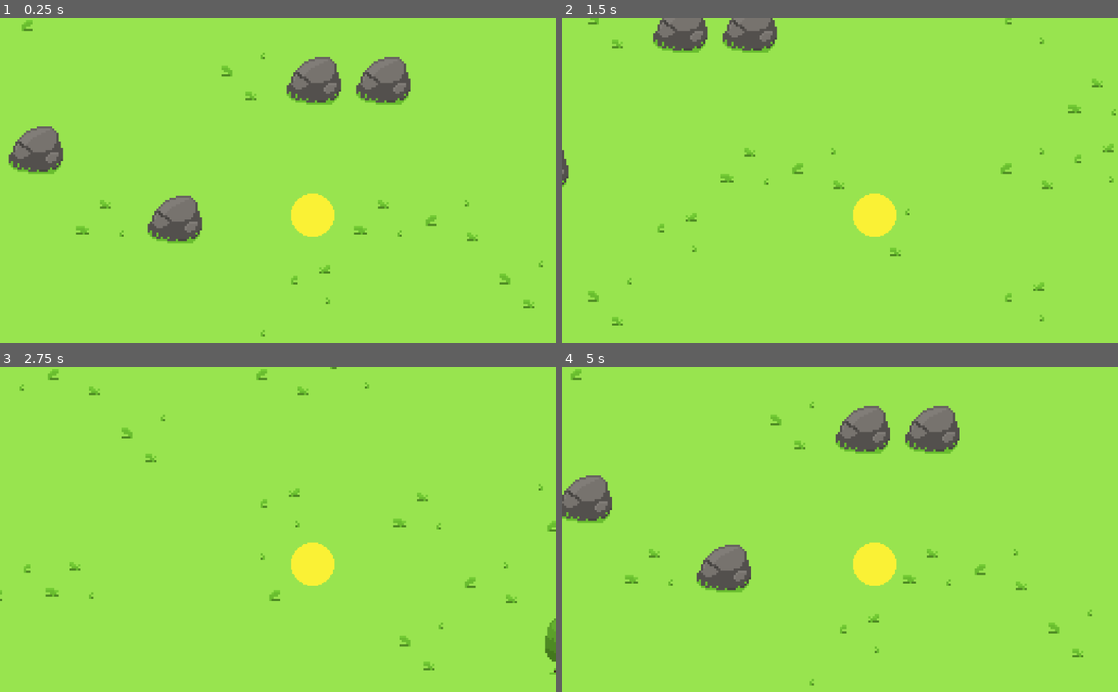
Above: before the commit, frames 1-4 (two rows, left to right).
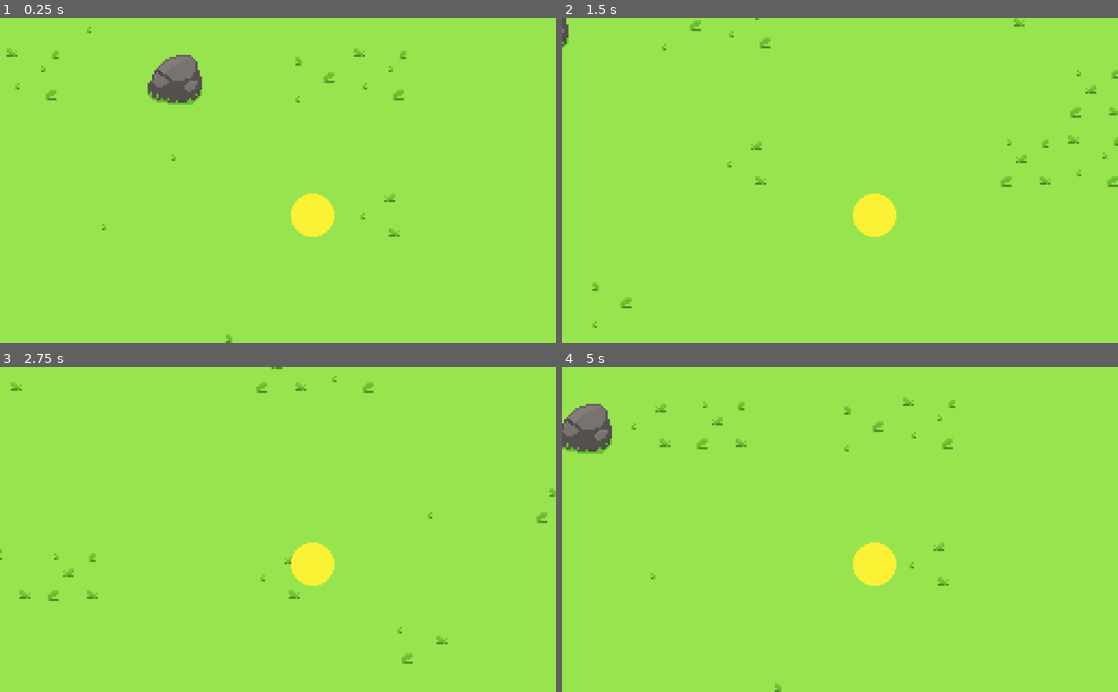
Above: after the commit, the same moments.

Repository: SkyMudder/Game
Game: Godot game, scene res://Main.tscn
Same seed, same stepped clock (60 frames per second), same inputs: the game is played once before the commit and once after it.
Inputs:
- Up to frame 1 (0.25 s): no input
- Up to frame 2 (1.5 s): tap Enter at 0.5 s; hold Right (ui_right) 0.53-1.28 s; hold Down (ui_down) from 1.28 s (still down)
- Up to frame 3 (2.75 s): release Down (ui_down) at 2.03 s; hold Right (ui_right) from 2.03 s (still down)
- Up to frame 4 (5 s): release Right (ui_right) at 2.78 s; hold Up (ui_up) 2.78-3.53 s; hold Left (ui_left) from 3.53 s (still down)

The runs differ from the first frame. In frame 1, 6.7% of the frame differs, in the area x 1-98%, y 0-100%; in frame 2, 3.4%; in frame 3, 1.6%; in frame 4, 6.8%, in the area x 0-96%, y 0-100%.

Commit message:
Added new Tiles and unfinished implementation of Simplex Noise

Diff:
--- a/Autoload/WorldVariables.gd
+++ b/Autoload/WorldVariables.gd
@@ -6,7 +6,7 @@
 const __chunkSizePixels : int = __tileSize * __chunkSizeTiles	# Chunk Size in Enigne Units
 
 var __root : Vector2 = Vector2.ZERO	# Where the first Chunk gets generated
-var __renderDistance : int = 5	# Render distance in Chunks
+var __renderDistance : int = 2	# Render distance in Chunks (Must be higher than 1)
 var __generatedChunks = []	# Array that stores all generated Chunks
 var __nextToGenerate = []	# Array that stores all the Chunks that are up next
 							# to generate (Neighbours of generated Chunks)
--- a/Main.tscn
+++ b/Main.tscn
@@ -1,6 +1,6 @@
-[gd_scene load_steps=12 format=2]
-
-[ext_resource path="res://TilesetResources/Floors.png" type="Texture" id=1]
+[gd_scene load_steps=10 format=2]
+
+[ext_resource path="res://TilesetResources/GrassFloor.png" type="Texture" id=1]
 [ext_resource path="res://Scripts/TileMap.gd" type="Script" id=2]
 [ext_resource path="res://TilesetResources/Nature.png" type="Texture" id=3]
 [ext_resource path="res://Sprites/Player.png" type="Texture" id=4]
@@ -8,7 +8,7 @@
 [ext_resource path="res://Scripts/GameManager.gd" type="Script" id=6]
 
 [sub_resource type="TileSet" id=1]
-0/name = "Floors.png 0"
+0/name = "GrassFloor.png 0"
 0/texture = ExtResource( 1 )
 0/tex_offset = Vector2( 0, 0 )
 0/modulate = Color( 1, 1, 1, 1 )
@@ -22,14 +22,288 @@
 0/shape_one_way_margin = 0.0
 0/shapes = [  ]
 0/z_index = 0
-
-[sub_resource type="ConvexPolygonShape2D" id=2]
-points = PoolVector2Array( 29.8224, 29.0714, 3.30966, 29.0714, 3.30966, 19.3036, 29.8224, 19.3036 )
-
-[sub_resource type="ConvexPolygonShape2D" id=3]
-points = PoolVector2Array( 22.3816, 29.3505, 10.102, 29.3505, 10.102, 24.8852, 22.3816, 24.8852 )
-
-[sub_resource type="TileSet" id=4]
+1/name = "GrassFloor.png 1"
+1/texture = ExtResource( 1 )
+1/tex_offset = Vector2( 0, 0 )
+1/modulate = Color( 1, 1, 1, 1 )
+1/region = Rect2( 32, 0, 32, 32 )
+1/tile_mode = 0
+1/occluder_offset = Vector2( 0, 0 )
+1/navigation_offset = Vector2( 0, 0 )
+1/shape_offset = Vector2( 0, 0 )
+1/shape_transform = Transform2D( 1, 0, 0, 1, 0, 0 )
+1/shape_one_way = false
+1/shape_one_way_margin = 0.0
+1/shapes = [  ]
+1/z_index = 0
+2/name = "GrassFloor.png 2"
+2/texture = ExtResource( 1 )
+2/tex_offset = Vector2( 0, 0 )
+2/modulate = Color( 1, 1, 1, 1 )
+2/region = Rect2( 32, 32, 32, 32 )
+2/tile_mode = 0
+2/occluder_offset = Vector2( 0, 0 )
+2/navigation_offset = Vector2( 0, 0 )
+2/shape_offset = Vector2( 0, 0 )
+2/shape_transform = Transform2D( 1, 0, 0, 1, 0, 0 )
+2/shape_one_way = false
+2/shape_one_way_margin = 0.0
+2/shapes = [  ]
+2/z_index = 0
+3/name = "GrassFloor.png 3"
+3/texture = ExtResource( 1 )
+3/tex_offset = Vector2( 0, 0 )
+3/modulate = Color( 1, 1, 1, 1 )
+3/region = Rect2( 32, 64, 32, 32 )
+3/tile_mode = 0
+3/occluder_offset = Vector2( 0, 0 )
+3/navigation_offset = Vector2( 0, 0 )
+3/shape_offset = Vector2( 0, 0 )
+3/shape_transform = Transform2D( 1, 0, 0, 1, 0, 0 )
+3/shape_one_way = false
+3/shape_one_way_margin = 0.0
+3/shapes = [  ]
+3/z_index = 0
+4/name = "GrassFloor.png 4"
+4/texture = ExtResource( 1 )
+4/tex_offset = Vector2( 0, 0 )
+4/modulate = Color( 1, 1, 1, 1 )
+4/region = Rect2( 32, 96, 32, 32 )
+4/tile_mode = 0
+4/occluder_offset = Vector2( 0, 0 )
+4/navigation_offset = Vector2( 0, 0 )
+4/shape_offset = Vector2( 0, 0 )
+4/shape_transform = Transform2D( 1, 0, 0, 1, 0, 0 )
+4/shape_one_way = false
+4/shape_one_way_margin = 0.0
+4/shapes = [  ]
+4/z_index = 0
+5/name = "GrassFloor.png 5"
+5/texture = ExtResource( 1 )
+5/tex_offset = Vector2( 0, 0 )
+5/modulate = Color( 1, 1, 1, 1 )
+5/region = Rect2( 32, 128, 32, 32 )
+5/tile_mode = 0
+5/occluder_offset = Vector2( 0, 0 )
+5/navigation_offset = Vector2( 0, 0 )
+5/shape_offset = Vector2( 0, 0 )
+5/shape_transform = Transform2D( 1, 0, 0, 1, 0, 0 )
+5/shape_one_way = false
+5/shape_one_way_margin = 0.0
+5/shapes = [  ]
+5/z_index = 0
+6/name = "GrassFloor.png 6"
+6/texture = ExtResource( 1 )
+6/tex_offset = Vector2( 0, 0 )
+6/modulate = Color( 1, 1, 1, 1 )
+6/region = Rect2( 64, 0, 32, 32 )
+6/tile_mode = 0
+6/occluder_offset = Vector2( 0, 0 )
+6/navigation_offset = Vector2( 0, 0 )
+6/shape_offset = Vector2( 0, 0 )
+6/shape_transform = Transform2D( 1, 0, 0, 1, 0, 0 )
+6/shape_one_way = false
+6/shape_one_way_margin = 0.0
+6/shapes = [  ]
+6/z_index = 0
+7/name = "GrassFloor.png 7"
+7/texture = ExtResource( 1 )
+7/tex_offset = Vector2( 0, 0 )
+7/modulate = Color( 1, 1, 1, 1 )
+7/region = Rect2( 64, 32, 32, 32 )
+7/tile_mode = 0
+7/occluder_offset = Vector2( 0, 0 )
+7/navigation_offset = Vector2( 0, 0 )
+7/shape_offset = Vector2( 0, 0 )
+7/shape_transform = Transform2D( 1, 0, 0, 1, 0, 0 )
+7/shape_one_way = false
+7/shape_one_way_margin = 0.0
+7/shapes = [  ]
+7/z_index = 0
+8/name = "GrassFloor.png 8"
+8/texture = ExtResource( 1 )
+8/tex_offset = Vector2( 0, 0 )
+8/modulate = Color( 1, 1, 1, 1 )
+8/region = Rect2( 64, 64, 32, 32 )
+8/tile_mode = 0
+8/occluder_offset = Vector2( 0, 0 )
+8/navigation_offset = Vector2( 0, 0 )
+8/shape_offset = Vector2( 0, 0 )
+8/shape_transform = Transform2D( 1, 0, 0, 1, 0, 0 )
+8/shape_one_way = false
+8/shape_one_way_margin = 0.0
+8/shapes = [  ]
+8/z_index = 0
+9/name = "GrassFloor.png 9"
+9/texture = ExtResource( 1 )
+9/tex_offset = Vector2( 0, 0 )
+9/modulate = Color( 1, 1, 1, 1 )
+9/region = Rect2( 64, 96, 32, 32 )
+9/tile_mode = 0
+9/occluder_offset = Vector2( 0, 0 )
+9/navigation_offset = Vector2( 0, 0 )
+9/shape_offset = Vector2( 0, 0 )
+9/shape_transform = Transform2D( 1, 0, 0, 1, 0, 0 )
+9/shape_one_way = false
+9/shape_one_way_margin = 0.0
+9/shapes = [  ]
+9/z_index = 0
+10/name = "GrassFloor.png 10"
+10/texture = ExtResource( 1 )
+10/tex_offset = Vector2( 0, 0 )
+10/modulate = Color( 1, 1, 1, 1 )
+10/region = Rect2( 64, 128, 32, 32 )
+10/tile_mode = 0
+10/occluder_offset = Vector2( 0, 0 )
+10/navigation_offset = Vector2( 0, 0 )
+10/shape_offset = Vector2( 0, 0 )
+10/shape_transform = Transform2D( 1, 0, 0, 1, 0, 0 )
+10/shape_one_way = false
+10/shape_one_way_margin = 0.0
+10/shapes = [  ]
+10/z_index = 0
+11/name = "GrassFloor.png 11"
+11/texture = ExtResource( 1 )
+11/tex_offset = Vector2( 0, 0 )
+11/modulate = Color( 1, 1, 1, 1 )
+11/region = Rect2( 96, 0, 32, 32 )
+11/tile_mode = 0
+11/occluder_offset = Vector2( 0, 0 )
+11/navigation_offset = Vector2( 0, 0 )
+11/shape_offset = Vector2( 0, 0 )
+11/shape_transform = Transform2D( 1, 0, 0, 1, 0, 0 )
+11/shape_one_way = false
+11/shape_one_way_margin = 0.0
+11/shapes = [  ]
+11/z_index = 0
+12/name = "GrassFloor.png 12"
+12/texture = ExtResource( 1 )
+12/tex_offset = Vector2( 0, 0 )
+12/modulate = Color( 1, 1, 1, 1 )
+12/region = Rect2( 96, 32, 32, 32 )
+12/tile_mode = 0
+12/occluder_offset = Vector2( 0, 0 )
+12/navigation_offset = Vector2( 0, 0 )
+12/shape_offset = Vector2( 0, 0 )
+12/shape_transform = Transform2D( 1, 0, 0, 1, 0, 0 )
+12/shape_one_way = false
+12/shape_one_way_margin = 0.0
+12/shapes = [  ]
+12/z_index = 0
+13/name = "GrassFloor.png 13"
+13/texture = ExtResource( 1 )
+13/tex_offset = Vector2( 0, 0 )
+13/modulate = Color( 1, 1, 1, 1 )
+13/region = Rect2( 96, 64, 32, 32 )
+13/tile_mode = 0
+13/occluder_offset = Vector2( 0, 0 )
+13/navigation_offset = Vector2( 0, 0 )
+13/shape_offset = Vector2( 0, 0 )
+13/shape_transform = Transform2D( 1, 0, 0, 1, 0, 0 )
+13/shape_one_way = false
+13/shape_one_way_margin = 0.0
+13/shapes = [  ]
+13/z_index = 0
+14/name = "GrassFloor.png 14"
+14/texture = ExtResource( 1 )
+14/tex_offset = Vector2( 0, 0 )
+14/modulate = Color( 1, 1, 1, 1 )
+14/region = Rect2( 96, 96, 32, 32 )
+14/tile_mode = 0
+14/occluder_offset = Vector2( 0, 0 )
+14/navigation_offset = Vector2( 0, 0 )
+14/shape_offset = Vector2( 0, 0 )
+14/shape_transform = Transform2D( 1, 0, 0, 1, 0, 0 )
+14/shape_one_way = false
+14/shape_one_way_margin = 0.0
+14/shapes = [  ]
+14/z_index = 0
+15/name = "GrassFloor.png 15"
+15/texture = ExtResource( 1 )
+15/tex_offset = Vector2( 0, 0 )
+15/modulate = Color( 1, 1, 1, 1 )
+15/region = Rect2( 96, 128, 32, 32 )
+15/tile_mode = 0
+15/occluder_offset = Vector2( 0, 0 )
+15/navigation_offset = Vector2( 0, 0 )
+15/shape_offset = Vector2( 0, 0 )
+15/shape_transform = Transform2D( 1, 0, 0, 1, 0, 0 )
+15/shape_one_way = false
+15/shape_one_way_margin = 0.0
+15/shapes = [  ]
+15/z_index = 0
+16/name = "GrassFloor.png 16"
+16/texture = ExtResource( 1 )
+16/tex_offset = Vector2( 0, 0 )
+16/modulate = Color( 1, 1, 1, 1 )
+16/region = Rect2( 128, 0, 32, 32 )
+16/tile_mode = 0
+16/occluder_offset = Vector2( 0, 0 )
+16/navigation_offset = Vector2( 0, 0 )
+16/shape_offset = Vector2( 0, 0 )
+16/shape_transform = Transform2D( 1, 0, 0, 1, 0, 0 )
+16/shape_one_way = false
+16/shape_one_way_margin = 0.0
+16/shapes = [  ]
+16/z_index = 0
+17/name = "GrassFloor.png 17"
+17/texture = ExtResource( 1 )
+17/tex_offset = Vector2( 0, 0 )
+17/modulate = Color( 1, 1, 1, 1 )
+17/region = Rect2( 128, 32, 32, 32 )
+17/tile_mode = 0
+17/occluder_offset = Vector2( 0, 0 )
+17/navigation_offset = Vector2( 0, 0 )
+17/shape_offset = Vector2( 0, 0 )
+17/shape_transform = Transform2D( 1, 0, 0, 1, 0, 0 )
+17/shape_one_way = false
+17/shape_one_way_margin = 0.0
+17/shapes = [  ]
+17/z_index = 0
+18/name = "GrassFloor.png 18"
+18/texture = ExtResource( 1 )
+18/tex_offset = Vector2( 0, 0 )
+18/modulate = Color( 1, 1, 1, 1 )
+18/region = Rect2( 128, 64, 32, 32 )
+18/tile_mode = 0
+18/occluder_offset = Vector2( 0, 0 )
+18/navigation_offset = Vector2( 0, 0 )
+18/shape_offset = Vector2( 0, 0 )
+18/shape_transform = Transform2D( 1, 0, 0, 1, 0, 0 )
+18/shape_one_way = false
+18/shape_one_way_margin = 0.0
+18/shapes = [  ]
+18/z_index = 0
+19/name = "GrassFloor.png 19"
+19/texture = ExtResource( 1 )
+19/tex_offset = Vector2( 0, 0 )
+19/modulate = Color( 1, 1, 1, 1 )
+19/region = Rect2( 128, 96, 32, 32 )
+19/tile_mode = 0
+19/occluder_offset = Vector2( 0, 0 )
+19/navigation_offset = Vector2( 0, 0 )
+19/shape_offset = Vector2( 0, 0 )
+19/shape_transform = Transform2D( 1, 0, 0, 1, 0, 0 )
+19/shape_one_way = false
+19/shape_one_way_margin = 0.0
+19/shapes = [  ]
+19/z_index = 0
+20/name = "GrassFloor.png 20"
+20/texture = ExtResource( 1 )
+20/tex_offset = Vector2( 0, 0 )
+20/modulate = Color( 1, 1, 1, 1 )
+20/region = Rect2( 128, 128, 32, 32 )
+20/tile_mode = 0
+20/occluder_offset = Vector2( 0, 0 )
+20/navigation_offset = Vector2( 0, 0 )
+20/shape_offset = Vector2( 0, 0 )
+20/shape_transform = Transform2D( 1, 0, 0, 1, 0, 0 )
+20/shape_one_way = false
+20/shape_one_way_margin = 0.0
+20/shapes = [  ]
+20/z_index = 0
+
+[sub_resource type="TileSet" id=2]
 0/name = "Nature.png 0"
 0/texture = ExtResource( 3 )
 0/tex_offset = Vector2( 0, 0 )
@@ -62,7 +336,7 @@
 2/texture = ExtResource( 3 )
 2/tex_offset = Vector2( 0, 0 )
 2/modulate = Color( 1, 1, 1, 1 )
-2/region = Rect2( 64, 0, 32, 32 )
+2/region = Rect2( 32, 32, 32, 32 )
 2/tile_mode = 0
 2/occluder_offset = Vector2( 0, 0 )
 2/navigation_offset = Vector2( 0, 0 )
@@ -76,7 +350,7 @@
 3/texture = ExtResource( 3 )
 3/tex_offset = Vector2( 0, 0 )
 3/modulate = Color( 1, 1, 1, 1 )
-3/region = Rect2( 96, 0, 32, 32 )
+3/region = Rect2( 32, 64, 32, 32 )
 3/tile_mode = 0
 3/occluder_offset = Vector2( 0, 0 )
 3/navigation_offset = Vector2( 0, 0 )
@@ -90,7 +364,7 @@
 4/texture = ExtResource( 3 )
 4/tex_offset = Vector2( 0, 0 )
 4/modulate = Color( 1, 1, 1, 1 )
-4/region = Rect2( 128, 0, 32, 32 )
+4/region = Rect2( 32, 96, 32, 32 )
 4/tile_mode = 0
 4/occluder_offset = Vector2( 0, 0 )
 4/navigation_offset = Vector2( 0, 0 )
@@ -104,46 +378,228 @@
 5/texture = ExtResource( 3 )
 5/tex_offset = Vector2( 0, 0 )
 5/modulate = Color( 1, 1, 1, 1 )
-5/region = Rect2( 160, 0, 32, 32 )
+5/region = Rect2( 32, 128, 32, 32 )
 5/tile_mode = 0
 5/occluder_offset = Vector2( 0, 0 )
 5/navigation_offset = Vector2( 0, 0 )
 5/shape_offset = Vector2( 0, 0 )
 5/shape_transform = Transform2D( 1, 0, 0, 1, 0, 0 )
-5/shape = SubResource( 2 )
 5/shape_one_way = false
-5/shape_one_way_margin = 1.0
-5/shapes = [ {
-"autotile_coord": Vector2( 0, 0 ),
-"one_way": false,
-"one_way_margin": 1.0,
-"shape": SubResource( 2 ),
-"shape_transform": Transform2D( 1, 0, 0, 1, 0, 0 )
-} ]
+5/shape_one_way_margin = 0.0
+5/shapes = [  ]
 5/z_index = 0
 6/name = "Nature.png 6"
 6/texture = ExtResource( 3 )
 6/tex_offset = Vector2( 0, 0 )
 6/modulate = Color( 1, 1, 1, 1 )
-6/region = Rect2( 192, 0, 32, 32 )
+6/region = Rect2( 64, 0, 32, 32 )
 6/tile_mode = 0
 6/occluder_offset = Vector2( 0, 0 )
 6/navigation_offset = Vector2( 0, 0 )
 6/shape_offset = Vector2( 0, 0 )
 6/shape_transform = Transform2D( 1, 0, 0, 1, 0, 0 )
-6/shape = SubResource( 3 )
 6/shape_one_way = false
-6/shape_one_way_margin = 1.0
-6/shapes = [ {
-"autotile_coord": Vector2( 0, 0 ),
-"one_way": false,
-"one_way_margin": 1.0,
-"shape": SubResource( 3 ),
-"shape_transform": Transform2D( 1, 0, 0, 1, 0, 0 )
-} ]
+6/shape_one_way_margin = 0.0
+6/shapes = [  ]
 6/z_index = 0
-
-[sub_resource type="CircleShape2D" id=5]
+7/name = "Nature.png 7"
+7/texture = ExtResource( 3 )
+7/tex_offset = Vector2( 0, 0 )
+7/modulate = Color( 1, 1, 1, 1 )
+7/region = Rect2( 64, 32, 32, 32 )
+7/tile_mode = 0
+7/occluder_offset = Vector2( 0, 0 )
+7/navigation_offset = Vector2( 0, 0 )
+7/shape_offset = Vector2( 0, 0 )
+7/shape_transform = Transform2D( 1, 0, 0, 1, 0, 0 )
+7/shape_one_way = false
+7/shape_one_way_margin = 0.0
+7/shapes = [  ]
+7/z_index = 0
+8/name = "Nature.png 8"
+8/texture = ExtResource( 3 )
+8/tex_offset = Vector2( 0, 0 )
+8/modulate = Color( 1, 1, 1, 1 )
+8/region = Rect2( 64, 64, 32, 32 )
+8/tile_mode = 0
+8/occluder_offset = Vector2( 0, 0 )
+8/navigation_offset = Vector2( 0, 0 )
+8/shape_offset = Vector2( 0, 0 )
+8/shape_transform = Transform2D( 1, 0, 0, 1, 0, 0 )
+8/shape_one_way = false
+8/shape_one_way_margin = 0.0
+8/shapes = [  ]
+8/z_index = 0
+9/name = "Nature.png 9"
+9/texture = ExtResource( 3 )
+9/tex_offset = Vector2( 0, 0 )
+9/modulate = Color( 1, 1, 1, 1 )
+9/region = Rect2( 64, 96, 32, 32 )
+9/tile_mode = 0
+9/occluder_offset = Vector2( 0, 0 )
+9/navigation_offset = Vector2( 0, 0 )
+9/shape_offset = Vector2( 0, 0 )
+9/shape_transform = Transform2D( 1, 0, 0, 1, 0, 0 )
+9/shape_one_way = false
+9/shape_one_way_margin = 0.0
+9/shapes = [  ]
+9/z_index = 0
+10/name = "Nature.png 10"
+10/texture = ExtResource( 3 )
+10/tex_offset = Vector2( 0, 0 )
+10/modulate = Color( 1, 1, 1, 1 )
+10/region = Rect2( 64, 128, 32, 32 )
+10/tile_mode = 0
+10/occluder_offset = Vector2( 0, 0 )
+10/navigation_offset = Vector2( 0, 0 )
+10/shape_offset = Vector2( 0, 0 )
+10/shape_transform = Transform2D( 1, 0, 0, 1, 0, 0 )
+10/shape_one_way = false
+10/shape_one_way_margin = 0.0
+10/shapes = [  ]
+10/z_index = 0
+11/name = "Nature.png 11"
+11/texture = ExtResource( 3 )
+11/tex_offset = Vector2( 0, 0 )
+11/modulate = Color( 1, 1, 1, 1 )
+11/region = Rect2( 96, 0, 32, 32 )
+11/tile_mode = 0
+11/occluder_offset = Vector2( 0, 0 )
+11/navigation_offset = Vector2( 0, 0 )
+11/shape_offset = Vector2( 0, 0 )
+11/shape_transform = Transform2D( 1, 0, 0, 1, 0, 0 )
+11/shape_one_way = false
+11/shape_one_way_margin = 0.0
+11/shapes = [  ]
+11/z_index = 0
+12/name = "Nature.png 12"
+12/texture = ExtResource( 3 )
+12/tex_offset = Vector2( 0, 0 )
+12/modulate = Color( 1, 1, 1, 1 )
+12/region = Rect2( 96, 32, 32, 32 )
+12/tile_mode = 0
+12/occluder_offset = Vector2( 0, 0 )
+12/navigation_offset = Vector2( 0, 0 )
+12/shape_offset = Vector2( 0, 0 )
+12/shape_transform = Transform2D( 1, 0, 0, 1, 0, 0 )
+12/shape_one_way = false
+12/shape_one_way_margin = 0.0
+12/shapes = [  ]
+12/z_index = 0
+13/name = "Nature.png 13"
+13/texture = ExtResource( 3 )
+13/tex_offset = Vector2( 0, 0 )
+13/modulate = Color( 1, 1, 1, 1 )
+13/region = Rect2( 96, 64, 32, 32 )
+13/tile_mode = 0
+13/occluder_offset = Vector2( 0, 0 )
+13/navigation_offset = Vector2( 0, 0 )
+13/shape_offset = Vector2( 0, 0 )
+13/shape_transform = Transform2D( 1, 0, 0, 1, 0, 0 )
+13/shape_one_way = false
+13/shape_one_way_margin = 0.0
+13/shapes = [  ]
+13/z_index = 0
+14/name = "Nature.png 14"
+14/texture = ExtResource( 3 )
+14/tex_offset = Vector2( 0, 0 )
+14/modulate = Color( 1, 1, 1, 1 )
+14/region = Rect2( 96, 96, 32, 32 )
+14/tile_mode = 0
+14/occluder_offset = Vector2( 0, 0 )
+14/navigation_offset = Vector2( 0, 0 )
+14/shape_offset = Vector2( 0, 0 )
+14/shape_transform = Transform2D( 1, 0, 0, 1, 0, 0 )
+14/shape_one_way = false
+14/shape_one_way_margin = 0.0
+14/shapes = [  ]
+14/z_index = 0
+15/name = "Nature.png 15"
+15/texture = ExtResource( 3 )
+15/tex_offset = Vector2( 0, 0 )
+15/modulate = Color( 1, 1, 1, 1 )
+15/region = Rect2( 96, 128, 32, 32 )
+15/tile_mode = 0
+15/occluder_offset = Vector2( 0, 0 )
+15/navigation_offset = Vector2( 0, 0 )
+15/shape_offset = Vector2( 0, 0 )
+15/shape_transform = Transform2D( 1, 0, 0, 1, 0, 0 )
+15/shape_one_way = false
+15/shape_one_way_margin = 0.0
+15/shapes = [  ]
+15/z_index = 0
+16/name = "Nature.png 16"
+16/texture = ExtResource( 3 )
+16/tex_offset = Vector2( 0, 0 )
+16/modulate = Color( 1, 1, 1, 1 )
+16/region = Rect2( 128, 0, 32, 32 )
+16/tile_mode = 0
+16/occluder_offset = Vector2( 0, 0 )
+16/navigation_offset = Vector2( 0, 0 )
+16/shape_offset = Vector2( 0, 0 )
+16/shape_transform = Transform2D( 1, 0, 0, 1, 0, 0 )
+16/shape_one_way = false
+16/shape_one_way_margin = 0.0
+16/shapes = [  ]
+16/z_index = 0
+17/name = "Nature.png 17"
+17/texture = ExtResource( 3 )
+17/tex_offset = Vector2( 0, 0 )
+17/modulate = Color( 1, 1, 1, 1 )
+17/region = Rect2( 128, 32, 32, 32 )
+17/tile_mode = 0
+17/occluder_offset = Vector2( 0, 0 )
+17/navigation_offset = Vector2( 0, 0 )
+17/shape_offset = Vector2( 0, 0 )
+17/shape_transform = Transform2D( 1, 0, 0, 1, 0, 0 )
+17/shape_one_way = false
+17/shape_one_way_margin = 0.0
+17/shapes = [  ]
+17/z_index = 0
+18/name = "Nature.png 18"
+18/texture = ExtResource( 3 )
+18/tex_offset = Vector2( 0, 0 )
+18/modulate = Color( 1, 1, 1, 1 )
+18/region = Rect2( 128, 64, 32, 32 )
+18/tile_mode = 0
+18/occluder_offset = Vector2( 0, 0 )
+18/navigation_offset = Vector2( 0, 0 )
+18/shape_offset = Vector2( 0, 0 )
+18/shape_transform = Transform2D( 1, 0, 0, 1, 0, 0 )
+18/shape_one_way = false
+18/shape_one_way_margin = 0.0
+18/shapes = [  ]
+18/z_index = 0
+19/name = "Nature.png 19"
+19/texture = ExtResource( 3 )
+19/tex_offset = Vector2( 0, 0 )
+19/modulate = Color( 1, 1, 1, 1 )
+19/region = Rect2( 128, 96, 32, 32 )
+19/tile_mode = 0
+19/occluder_offset = Vector2( 0, 0 )
+19/navigation_offset = Vector2( 0, 0 )
+19/shape_offset = Vector2( 0, 0 )
+19/shape_transform = Transform2D( 1, 0, 0, 1, 0, 0 )
+19/shape_one_way = false
+19/shape_one_way_margin = 0.0
+19/shapes = [  ]
+19/z_index = 0
+20/name = "Nature.png 20"
+20/texture = ExtResource( 3 )
+20/tex_offset = Vector2( 0, 0 )
+20/modulate = Color( 1, 1, 1, 1 )
+20/region = Rect2( 128, 128, 32, 32 )
+20/tile_mode = 0
+20/occluder_offset = Vector2( 0, 0 )
+20/navigation_offset = Vector2( 0, 0 )
+20/shape_offset = Vector2( 0, 0 )
+20/shape_transform = Transform2D( 1, 0, 0, 1, 0, 0 )
+20/shape_one_way = false
+20/shape_one_way_margin = 0.0
+20/shapes = [  ]
+20/z_index = 0
+
+[sub_resource type="CircleShape2D" id=3]
 radius = 8.0
 
 [node name="Main" type="Node2D"]
@@ -156,7 +612,7 @@
 script = ExtResource( 2 )
 
 [node name="Nature" type="TileMap" parent="."]
-tile_set = SubResource( 4 )
+tile_set = SubResource( 2 )
 cell_size = Vector2( 32, 32 )
 format = 1
 script = ExtResource( 2 )
--- a/Scripts/Player.gd
+++ b/Scripts/Player.gd
@@ -1,5 +1,4 @@
 extends KinematicBody2D
-
 
 
 var velocity = Vector2.ZERO	# Player Velocity
@@ -17,8 +16,6 @@
 		velocity = input_vector * 2
 	else:
 		velocity = Vector2.ZERO
-		print(WorldVariables.getGeneratedChunks().size())
-		print(WorldVariables.getNextToGenerate().size())
 
 	move_and_collide(velocity)
 	emit_signal("on_player_moved")
--- a/Scripts/TileMap.gd
+++ b/Scripts/TileMap.gd
@@ -5,6 +5,7 @@
 onready var tileMapNature = get_parent().get_node("Nature")	# Nature TileMap
 
 var size : int = WorldVariables.getChunkSizeTiles()	# Chunk Size
+var noise : OpenSimplexNoise = OpenSimplexNoise.new()	#Holds Noise Texture
 
 """Ready Method"""
 """Generates first Chunk"""
@@ -19,6 +20,7 @@
 """Generates a Chunk and keeps track of the currently
 generated and next to generate Chunks"""
 func generateChunk(root):
+	# createNoise(root, size)
 	generateFloor(root)
 	generateNature(root)
 	WorldVariables.setGeneratedChunks(root)
@@ -38,9 +40,6 @@
 	if !WorldVariables.getGeneratedChunks().has(rootUp):
 		WorldVariables.setNextToGenerate(rootUp)
 
-	print("Generated Chunk at")
-	print(root * WorldVariables.getChunkSizePixels())
-
 """Removes a Chunk from the world and from the generatedChunks Array"""
 func removeChunk(root):
 	removeFloor(root)
@@ -52,16 +51,16 @@
 func generateFloor(root):
 	for x in size:
 		for y in size:
-			tileMapFloor.set_cell(x + root.x * size, y + root.y * size, 0)
+			tileMapFloor.set_cell(x + root.x * size, y + root.y * size, 20)
 
 """Generates Objects on top of the Floor using the Nature TileMap
 Some of these Tiles have collision"""
 func generateNature(root):
 	var rng = RandomNumberGenerator.new()
 	rng.randomize()
-	for x in range(0, size):
-		for y in range(0, size):
-			var rand = rng.randi_range(-1, 6)	# Chooses a random Tile
+	for x in range(size):
+		for y in range(size):
+			var rand = rng.randi_range(-1, 20)	# Chooses a random Tile
 			var gen = rng.randi_range(1, 10)	# Chooses a random number
 			if gen % 3:	# which is used to determine if a Tile gets added
 				tileMapNature.set_cell(x + root.x * size, y + root.y * size, -1)
@@ -77,6 +76,33 @@
 
 """Removes the Objects on top of the Floor"""
 func removeNature(root):
-	for x in range(0, size):
-		for y in range(0, size):
+	for x in range(size):
+		for y in range(size):
 			tileMapNature.set_cell(x + root.x * size, y + root.y * size, -1)
+
+"""Creates a noise texture to generate specific tiles based on the noise value
+***UNFINISHED***"""
+func createNoise(root, size):
+	var rng = RandomNumberGenerator.new()
+	for x in range(size):
+		for y in range(size):
+			var noise2D = noise.get_noise_2d(x + root.x * size, y + root.y * size) * 5 + 3
+			if noise2D < 1:
+				tileMapFloor.set_cell(x + root.x * size, y + root.y * size, 0)
+				tileMapNature.set_cell(x + root.x * size, y + root.y * size, 0)
+			elif noise2D < 2:
+				var rand = rng.randi_range(1, 5)
+				tileMapFloor.set_cell(x + root.x * size, y + root.y * size, rand)
+				tileMapNature.set_cell(x + root.x * size, y + root.y * size, rand)
+			elif noise2D < 3:
+				var rand = rng.randi_range(6, 10)
+				tileMapFloor.set_cell(x + root.x * size, y + root.y * size, rand)
+				tileMapNature.set_cell(x + root.x * size, y + root.y * size, rand)
+			elif noise2D < 4:
+				var rand = rng.randi_range(11, 15)
+				tileMapFloor.set_cell(x + root.x * size, y + root.y * size, rand)
+				tileMapNature.set_cell(x + root.x * size, y + root.y * size, rand)
+			elif noise2D > 4:
+				var rand = rng.randi_range(16, 20)
+				tileMapFloor.set_cell(x + root.x * size, y + root.y * size, rand)
+				tileMapNature.set_cell(x + root.x * size, y + root.y * size, rand)
Not shown: 1 places in Main.tscn that only renumber resources
Binary file removed: TilesetResources/Floors.png
Binary file added: TilesetResources/GrassFloor.png
Not shown, changed: TilesetResources/GrassFloor.png.import
Binary file changed: TilesetResources/Nature.png
